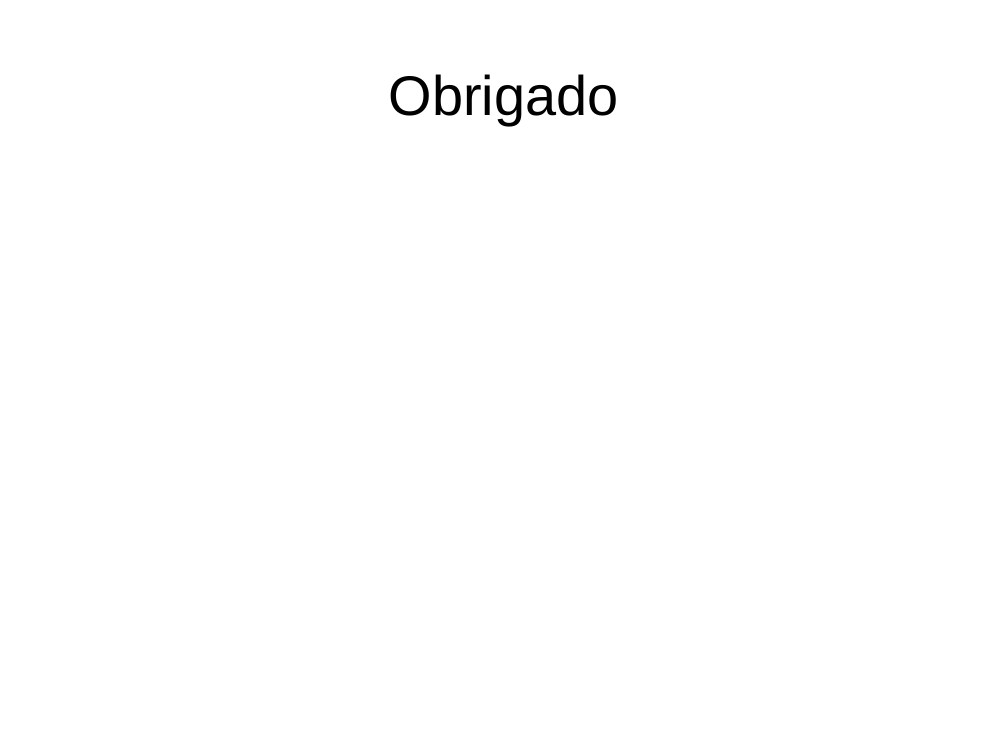
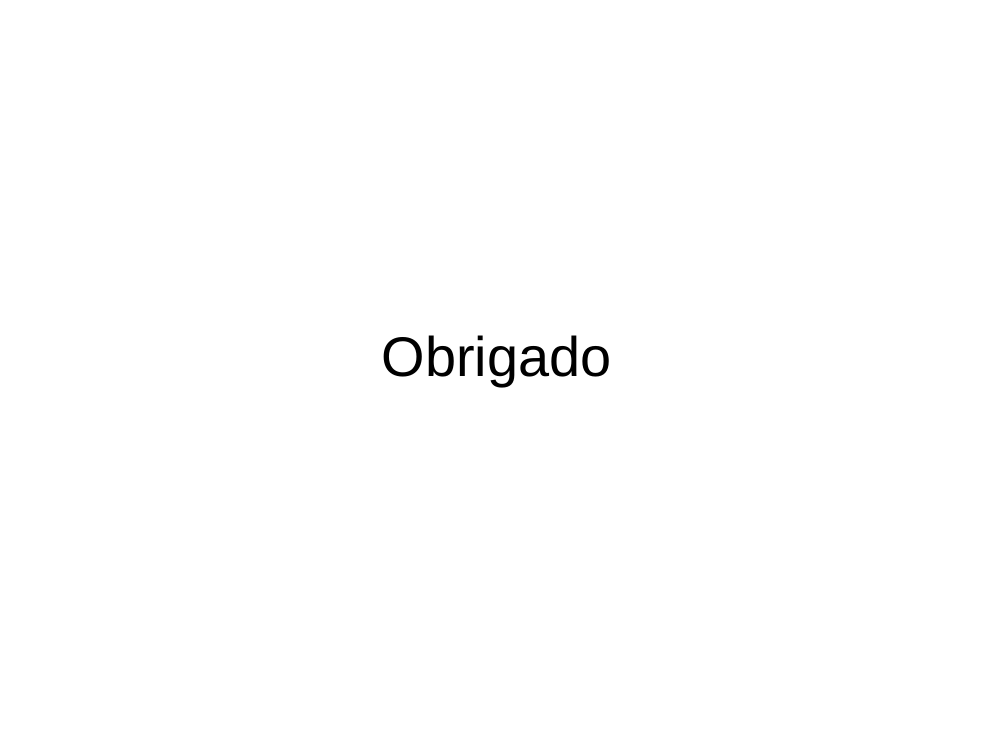
Before and after one commit to FranciscoMeloJr/1.tests, a slide deck: slide 10 of new/PresentationWeek.odp (slide 5 before the commit). Drawn at 1008x756 pixels with LibreOffice and Linux fonts; fonts in the diff are those of the drawing. Boxes give left, top, right and bottom in pixels: in the first picture for what was removed or moved away, otherwise in the second. Text is boxed around its words. In the diff, an @@ line names an element or a change of style, - is before the commit and + after.

```diff
--- a/new/PresentationWeek.odp
+++ b/new/PresentationWeek.odp
@@ title "Obrigado": place and size @@
-title "Obrigado" at box(389, 74, 619, 125)
+title "Obrigado" at box(382, 335, 612, 386)
```
Also in this commit, not shown: 7 slides added, 2 slides removed, 12 other files.
